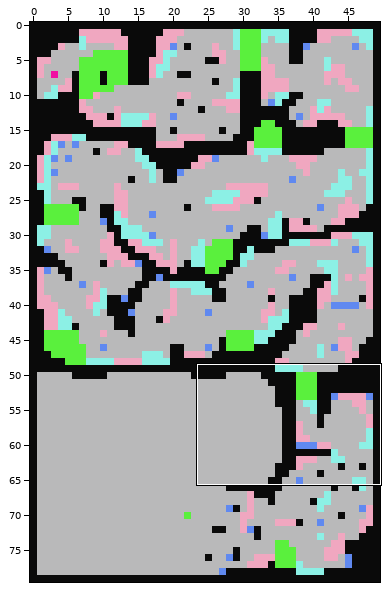
Tiled map, stored at Assets/maps/map1.tmx. The picture above shows the old version from afar; the outline marks the close-up.
Close-up. Before the edit:
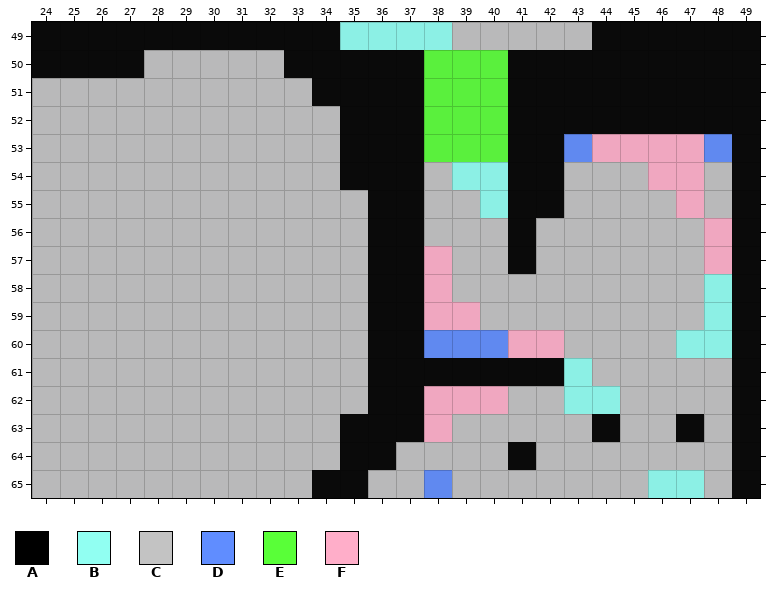
Cells are 32x32 px. Shown: x 24..49, y 49..65. The commit also changed other parts of the map, which this record leaves out.
Key: from "tiles": A 0, B 1, C 2, D 3, E 6, F 7.
_ is an empty cell.
Layer "Tile Layer 1" before, first column x 24:
49 AAAAAAAAAAABBBBCCCCCAAAAAA
50 AAAACCCCCAAAAAEEEAAAAAAAAA
51 CCCCCCCCCCAAAAEEEAAAAAAAAA
52 CCCCCCCCCCCAAAEEEAAAAAAAAA
53 CCCCCCCCCCCAAAEEEAADFFFFDA
54 CCCCCCCCCCCAAACBBAACCCFFCA
55 CCCCCCCCCCCCAACCBAACCCCFCA
56 CCCCCCCCCCCCAACCCACCCCCCFA
57 CCCCCCCCCCCCAAFCCACCCCCCFA
58 CCCCCCCCCCCCAAFCCCCCCCCCBA
59 CCCCCCCCCCCCAAFFCCCCCCCCBA
60 CCCCCCCCCCCCAADDDFFCCCCBBA
61 CCCCCCCCCCCCAAAAAAABCCCCCA
62 CCCCCCCCCCCCAAFFFCCBBCCCCA
63 CCCCCCCCCCCAAAFCCCCCACCACA
64 CCCCCCCCCCCAACCCCACCCCCCCA
65 CCCCCCCCCCAACCDCCCCCCCBBCA
After:
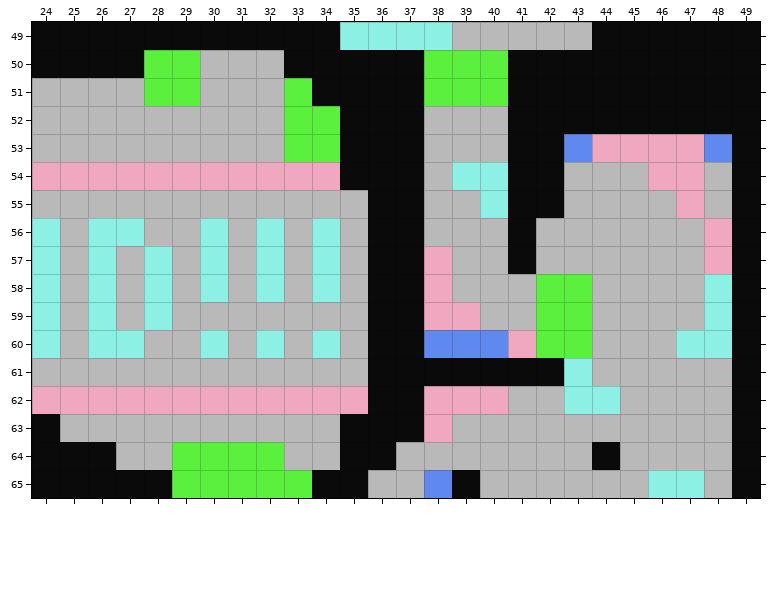
Changes in this commit:
Changed rows in their new state; . is an unchanged cell.
Layer "Tile Layer 1":
first column x 24:
50 ....EE..................
51 ....EE...E..............
52 .........EE...CCC.......
53 .........EE...CCC.......
54 FFFFFFFFFFF.............
56 B.BB..B.B.B.............
57 B.B.B.B.B.B.............
58 B.B.B.B.B.B.......EE....
59 B.B.B.............EE....
60 B.BB..B.B.B.......EE....
62 FFFFFFFFFFFF............
63 A...................C..C
64 AAA..EEEE........C..A...
65 AAAAAEEEEE.....A........
